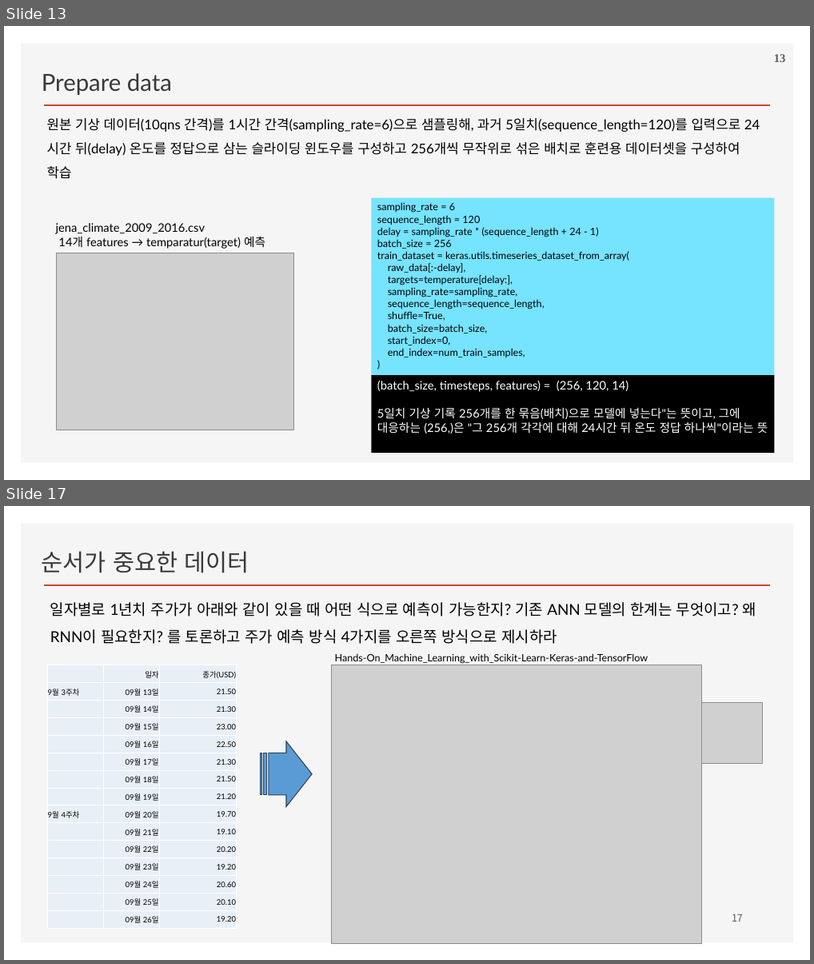
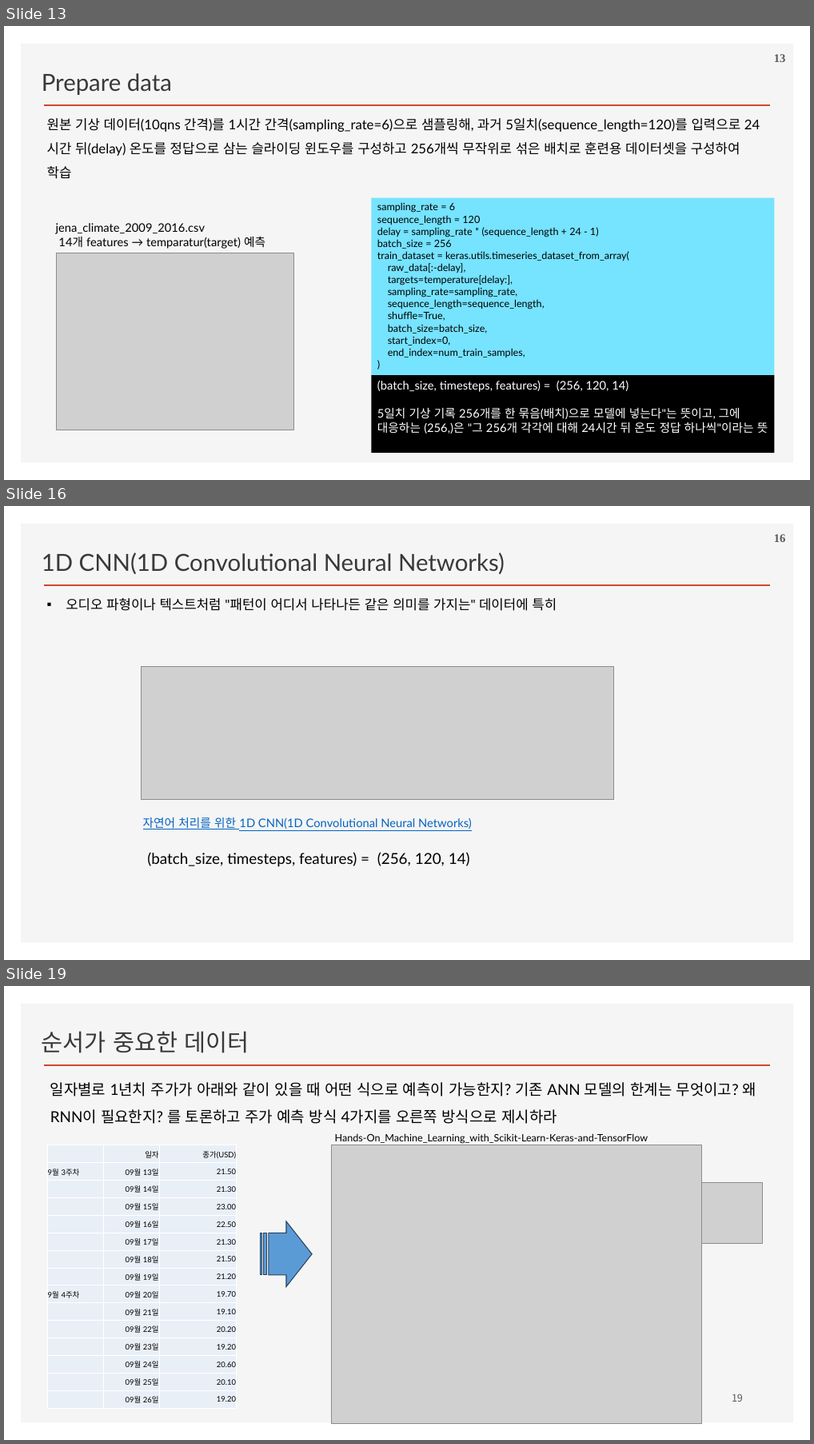
Before and after one commit to ancestor9/2026_Fall_Deep-Learning-with-Python, a slide deck: Chapter 13 Timeseries forecasting.pptx. Shown one above the other, each under a label of ours: slides 13 and 17 before the commit, slides 13, 16 and 19 after it; the slides between them are not shown. The pictures are 814x964 and 814x1444 pixels, drawn with LibreOffice and Linux fonts; fonts in the diff are those of the drawing; grey boxes stand for pictures; background and template pictures are left out. Boxes give left, top, right and bottom in pixels: in the first picture for what was removed or moved away, otherwise in the second. Text is boxed around its words. In the diff, an @@ line names an element or a change of style, - is before the commit and + after.

```diff
--- a/Chapter 13 Timeseries forecasting.pptx
+++ b/Chapter 13 Timeseries forecasting.pptx
@@ slide 16 added at [4,506,810,960], background #FFFFFF; not listed: 2 template elements that a slide beside it also shows @@
@@ text added at [42,552,505,574], 28 pt, text #3B3838 @@
+1D CNN(1D Convolutional Neural Networks)
@@ page number added at [774,534,786,542], 14 pt, text #595959, bold @@
+16
@@ text added at [66,598,557,611], 16 pt, text #000000 @@
+▪ 오디오 파형이나 텍스트처럼 "패턴이 어디서 나타나든 같은 의미를 가지는" 데이터에 특히
@@ picture added at [142,666,614,799] @@
@@ text added at [143,817,472,829], 14 pt, text #0563C1, underline @@
+자연어 처리를 위한 1D CNN(1D Convolutional Neural Networks)
@@ text added at [147,852,470,867], 18 pt, text #000000 @@
+(batch_size, timesteps, features) = (256, 120, 14)
@@ what was slide 17 is now slide 19 @@
@@ page number at [732,1393,743,1401]: text changed @@
-17
+19
```
Also in this commit, not shown: 2 slides changed, 2 other slides added, 1 slide removed.
